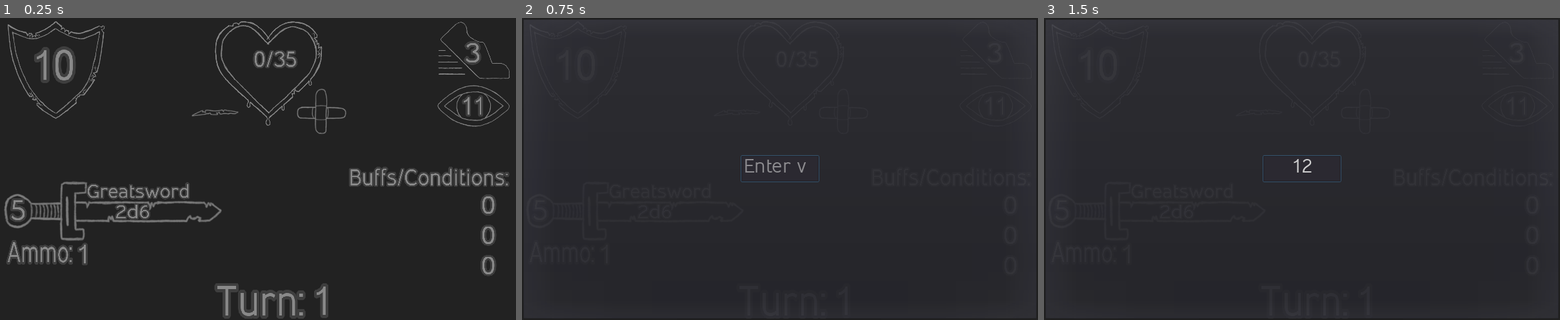
Above: before the commit, frames 1-3 (left to right).
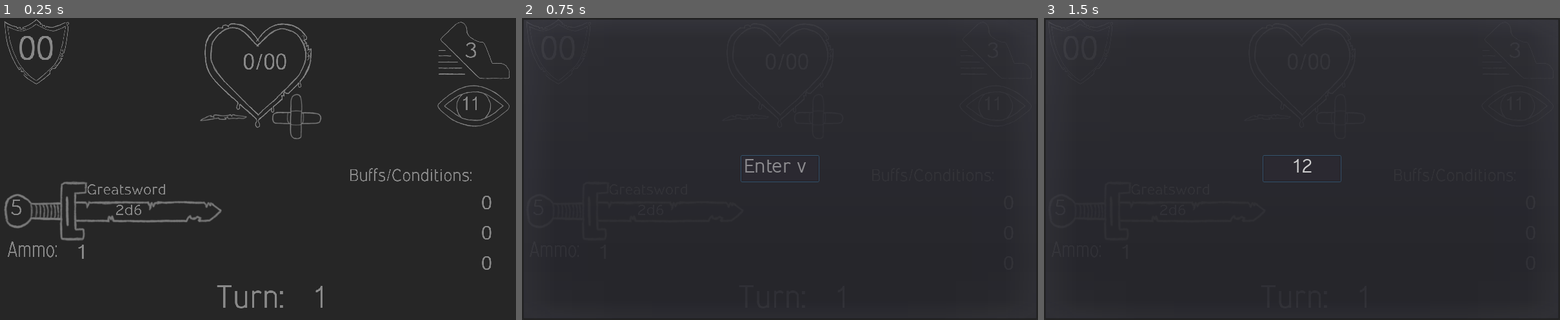
Above: after the commit, the same moments.

Repository: Vargdidan/CombatMate
Game: Godot game, scene res://Combat/Combat.tscn
The game is run twice, just before and just after one commit, with the same random seed, the same clock (stepped at 60 frames per second) and the same inputs. Before the commit the project starts from res://Combat.tscn.
Inputs (mouse positions are in pixels of both pictures, inside the frame that each line leads up to):
- Up to frame 1 (0.25 s): no input
- Up to frame 2 (0.75 s): click (578, 69) at 0.52 s
- Up to frame 3 (1.5 s): click (1302, 169) at 1.27 s; type "12" at 1.35 s

The runs differ from the first frame. In frame 1, 5.2% of the frame differs, in the area x 0-99%, y 0-99%; in frame 2, less than 0.1%; in frame 3, less than 0.1%.

Commit message:
Cleaning up structure

Diff:
--- a/DungeonMate/AC.gd
+++ b/DungeonMate/Combat/AC.gd
@@ -14,3 +14,17 @@
 	var label = get_node("Label")
 	if (value != ""):
 		label.set_text(value)
+
+func save():
+	var save_dict = {
+		"node_ac" : {
+		"current_ac" : get_node("Label").text
+		}}
+	return save_dict
+
+func load_from_json(json):
+	for key in json.keys():
+		if (key == "node_ac"):
+			var node_ac = json["node_ac"]
+			var current = node_ac["current_ac"]
+			get_node("Label").set_text(current)
--- /dev/null
+++ b/DungeonMate/Combat/AC.tscn
@@ -0,0 +1,35 @@
+[gd_scene load_steps=4 format=2]
+
+[ext_resource path="res://Combat/AC.gd" type="Script" id=1]
+[ext_resource path="res://icons/skjold.png" type="Texture" id=2]
+[ext_resource path="res://Font/Combat.tres" type="DynamicFont" id=3]
+
+[node name="AC" type="Node2D" groups=[
+"Persist",
+]]
+script = ExtResource( 1 )
+
+[node name="skjold" type="Sprite" parent="."]
+modulate = Color( 0.541176, 0.541176, 0.541176, 1 )
+scale = Vector2( 0.2, 0.2 )
+texture = ExtResource( 2 )
+centered = false
+
+[node name="TextureButton" type="TextureButton" parent="."]
+margin_left = 10.0
+margin_top = 10.0
+margin_right = 39.0
+margin_bottom = 40.0
+rect_scale = Vector2( 4.3361, 3.8699 )
+
+[node name="Label" type="Label" parent="."]
+margin_left = 36.0
+margin_top = 30.0
+margin_right = 138.0
+margin_bottom = 130.0
+rect_scale = Vector2( 0.7, 0.7 )
+custom_fonts/font = ExtResource( 3 )
+custom_colors/font_color = Color( 0.541176, 0.541176, 0.541176, 1 )
+text = "00"
+
+[connection signal="pressed" from="TextureButton" to="." method="_on_TextureButton_pressed"]
--- a/DungeonMate/Combat.tscn
+++ b/DungeonMate/Combat/Combat.tscn
@@ -1,30 +1,25 @@
-[gd_scene load_steps=23 format=2]
-
-[ext_resource path="res://Combat.gd" type="Script" id=1]
+[gd_scene load_steps=18 format=2]
+
+[ext_resource path="res://Combat/Combat.gd" type="Script" id=1]
 [ext_resource path="res://icons/blank.png" type="Texture" id=2]
-[ext_resource path="res://AC.gd" type="Script" id=3]
-[ext_resource path="res://icons/skjold.png" type="Texture" id=4]
-[ext_resource path="res://Font/Combat.tres" type="DynamicFont" id=5]
-[ext_resource path="res://HP.gd" type="Script" id=6]
-[ext_resource path="res://icons/Heart_damaged.png" type="Texture" id=7]
-[ext_resource path="res://icons/Heart_progress.png" type="Texture" id=8]
-[ext_resource path="res://icons/Scar.png" type="Texture" id=9]
-[ext_resource path="res://icons/bandaid.png" type="Texture" id=10]
-[ext_resource path="res://INIT.gd" type="Script" id=11]
-[ext_resource path="res://icons/shoe.png" type="Texture" id=12]
-[ext_resource path="res://PER.gd" type="Script" id=13]
-[ext_resource path="res://icons/eye.png" type="Texture" id=14]
-[ext_resource path="res://Weapon.gd" type="Script" id=15]
-[ext_resource path="res://icons/sword.png" type="Texture" id=16]
-[ext_resource path="res://Ammo.gd" type="Script" id=17]
-[ext_resource path="res://Turns.gd" type="Script" id=18]
-[ext_resource path="res://Conditions.gd" type="Script" id=19]
-[ext_resource path="res://InputPopup.gd" type="Script" id=20]
-[ext_resource path="res://Font/Inprimis55regular_v126free.ttf" type="DynamicFontData" id=21]
+[ext_resource path="res://Combat/AC.tscn" type="PackedScene" id=3]
+[ext_resource path="res://Combat/HP.tscn" type="PackedScene" id=4]
+[ext_resource path="res://Combat/INIT.gd" type="Script" id=5]
+[ext_resource path="res://icons/shoe.png" type="Texture" id=6]
+[ext_resource path="res://Font/Combat.tres" type="DynamicFont" id=7]
+[ext_resource path="res://Combat/PER.gd" type="Script" id=8]
+[ext_resource path="res://icons/eye.png" type="Texture" id=9]
+[ext_resource path="res://Combat/Weapon.gd" type="Script" id=10]
+[ext_resource path="res://icons/sword.png" type="Texture" id=11]
+[ext_resource path="res://Combat/Ammo.gd" type="Script" id=12]
+[ext_resource path="res://Combat/Turns.gd" type="Script" id=13]
+[ext_resource path="res://Combat/Conditions.gd" type="Script" id=14]
+[ext_resource path="res://Combat/InputPopup.gd" type="Script" id=15]
+[ext_resource path="res://Font/Inprimis55regular_v126free.ttf" type="DynamicFontData" id=16]
 
 [sub_resource type="DynamicFont" id=1]
 size = 40
-font_data = ExtResource( 21 )
+font_data = ExtResource( 16 )
 
 [node name="Root" type="Node2D"]
 script = ExtResource( 1 )
@@ -32,134 +27,24 @@
 [node name="Background" type="Node2D" parent="."]
 
 [node name="blank" type="Sprite" parent="Background"]
-modulate = Color( 0.137255, 0.137255, 0.137255, 1 )
+modulate = Color( 0.152941, 0.152941, 0.152941, 1 )
 position = Vector2( 512, 300 )
 texture = ExtResource( 2 )
 
-[node name="AC" type="Node2D" parent="."]
-editor/display_folded = true
-script = ExtResource( 3 )
-
-[node name="skjold" type="Sprite" parent="AC"]
-modulate = Color( 0.541176, 0.541176, 0.541176, 1 )
-position = Vector2( 110.387, 104.62 )
-scale = Vector2( 0.3, 0.3 )
-texture = ExtResource( 4 )
-
-[node name="TextureButton" type="TextureButton" parent="AC"]
-margin_left = 24.5797
-margin_top = 26.4705
-margin_right = 64.5797
-margin_bottom = 66.4705
-rect_scale = Vector2( 4.3361, 3.8699 )
-
-[node name="Label" type="Label" parent="AC"]
-margin_left = 64.4184
-margin_top = 56.2804
-margin_right = 370.418
-margin_bottom = 356.28
-rect_scale = Vector2( 0.635, 0.69 )
-custom_fonts/font = ExtResource( 5 )
-custom_colors/font_color = Color( 0.541176, 0.541176, 0.541176, 1 )
-text = "10"
-
-[node name="HP" type="Node2D" parent="." groups=[
-"Persist",
-]]
-script = ExtResource( 6 )
-
-[node name="TextureProgress" type="TextureProgress" parent="HP"]
-margin_left = 415.087
-margin_top = -13.9379
-margin_right = 1439.09
-margin_bottom = 1010.06
-rect_scale = Vector2( 0.23, 0.23 )
-max_value = 35.0
-value = 35.0
-texture_over = ExtResource( 7 )
-texture_progress = ExtResource( 8 )
-fill_mode = 3
-tint_over = Color( 0.541176, 0.541176, 0.541176, 1 )
-tint_progress = Color( 0.854902, 0, 0, 1 )
-
-[node name="Label" type="Label" parent="HP/TextureProgress"]
-margin_left = 490.0
-margin_top = 335.0
-margin_right = 557.0
-margin_bottom = 535.0
-rect_scale = Vector2( 1.5, 1.5 )
-custom_fonts/font = ExtResource( 5 )
-custom_colors/font_color = Color( 0.541176, 0.541176, 0.541176, 1 )
-text = "/"
-
-[node name="max" type="Label" parent="HP/TextureProgress"]
-margin_left = 559.004
-margin_top = 335.0
-margin_right = 865.004
-margin_bottom = 586.0
-rect_scale = Vector2( 1.5, 1.5 )
-custom_fonts/font = ExtResource( 5 )
-custom_colors/font_color = Color( 0.541176, 0.541176, 0.541176, 1 )
-text = "35"
-autowrap = true
-
-[node name="current" type="Label" parent="HP/TextureProgress"]
-anchor_right = 1.0
-margin_left = 180.0
-margin_top = 335.0
-margin_right = -640.003
-margin_bottom = 738.0
-rect_scale = Vector2( 1.5, 1.5 )
-custom_fonts/font = ExtResource( 5 )
-custom_colors/font_color = Color( 0.541176, 0.541176, 0.541176, 1 )
-text = "35"
-align = 2
-autowrap = true
-
-[node name="max_hp_button" type="TextureButton" parent="HP/TextureProgress"]
-margin_left = 73.9131
-margin_top = 169.565
-margin_right = 113.913
-margin_bottom = 209.565
-rect_scale = Vector2( 21.8796, 10.5711 )
-
-[node name="Scar" type="Sprite" parent="HP"]
-editor/display_folded = true
-modulate = Color( 0.541176, 0.541176, 0.541176, 1 )
-position = Vector2( 427.7, 189 )
-texture = ExtResource( 9 )
-
-[node name="scar_button" type="TextureButton" parent="HP/Scar"]
-margin_left = -50.0
-margin_top = -23.0
-margin_right = -10.0
-margin_bottom = 17.0
-rect_scale = Vector2( 2.41009, 1.06742 )
-
-[node name="bandaid" type="Sprite" parent="HP"]
-editor/display_folded = true
-modulate = Color( 0.541176, 0.541176, 0.541176, 1 )
-position = Vector2( 638.6, 186.15 )
-texture = ExtResource( 10 )
-
-[node name="bandaid_button" type="TextureButton" parent="HP/bandaid"]
-margin_left = -49.0
-margin_top = -47.0
-margin_right = -9.0
-margin_bottom = -7.0
-rect_scale = Vector2( 2.4442, 2.30813 )
-
-[node name="Tween" type="Tween" parent="HP"]
+[node name="AC" parent="." instance=ExtResource( 3 )]
+
+[node name="HP" parent="." instance=ExtResource( 4 )]
+position = Vector2( 394.24, -10 )
 
 [node name="INIT" type="Node2D" parent="."]
 editor/display_folded = true
-script = ExtResource( 11 )
+script = ExtResource( 5 )
 
 [node name="shoe" type="Sprite" parent="INIT"]
 modulate = Color( 0.541176, 0.541176, 0.541176, 1 )
 position = Vector2( 940.325, 64.8901 )
 scale = Vector2( 0.2, 0.2 )
-texture = ExtResource( 12 )
+texture = ExtResource( 6 )
 
 [node name="TextureButton" type="TextureButton" parent="INIT"]
 margin_left = 866.635
@@ -174,19 +59,18 @@
 margin_right = 1050.77
 margin_bottom = 295.979
 rect_scale = Vector2( 0.456453, 0.445124 )
-custom_fonts/font = ExtResource( 5 )
+custom_fonts/font = ExtResource( 7 )
 custom_colors/font_color = Color( 0.541176, 0.541176, 0.541176, 1 )
 text = "3"
 
 [node name="PER" type="Node2D" parent="."]
-editor/display_folded = true
-script = ExtResource( 13 )
+script = ExtResource( 8 )
 
 [node name="eye" type="Sprite" parent="PER"]
 modulate = Color( 0.541176, 0.541176, 0.541176, 1 )
 position = Vector2( 939.98, 175.205 )
 scale = Vector2( 0.28, 0.28 )
-texture = ExtResource( 14 )
+texture = ExtResource( 9 )
 
 [node name="TextureButton" type="TextureButton" parent="PER"]
 margin_left = 867.302
@@ -201,20 +85,20 @@
 margin_right = 1171.42
 margin_bottom = 404.435
 rect_scale = Vector2( 0.363372, 0.401115 )
-custom_fonts/font = ExtResource( 5 )
+custom_fonts/font = ExtResource( 7 )
 custom_colors/font_color = Color( 0.541176, 0.541176, 0.541176, 1 )
 text = "11"
 
 [node name="Weapon" type="Node2D" parent="."]
 editor/display_folded = true
 position = Vector2( -10.0001, -3.00002 )
-script = ExtResource( 15 )
+script = ExtResource( 10 )
 
 [node name="sword" type="Sprite" parent="Weapon"]
 modulate = Color( 0.541176, 0.541176, 0.541176, 1 )
 position = Vector2( 241.119, 389.456 )
 scale = Vector2( 0.7, 0.7 )
-texture = ExtResource( 16 )
+texture = ExtResource( 11 )
 
 [node name="weapon_name" type="Label" parent="Weapon"]
 margin_left = 182.451
@@ -272,7 +156,7 @@
 editor/display_folded = true
 position = Vector2( 9.00006, 87.8427 )
 scale = Vector2( 0.628066, 0.678121 )
-script = ExtResource( 17 )
+script = ExtResource( 12 )
 
 [node name="text" type="Label" parent="Ammo"]
 margin_left = 8.00003
@@ -302,10 +186,9 @@
 rect_scale = Vector2( 5.25581, 2.03921 )
 
 [node name="Turns" type="Node2D" parent="."]
-editor/display_folded = true
 position = Vector2( 421.271, 8.45248 )
 scale = Vector2( 0.910115, 0.994949 )
-script = ExtResource( 18 )
+script = ExtResource( 13 )
 
 [node name="text" type="Label" parent="Turns"]
 margin_left = 8.00003
@@ -335,7 +218,7 @@
 
 [node name="Conditions" type="Node2D" parent="."]
 editor/display_folded = true
-script = ExtResource( 19 )
+script = ExtResource( 14 )
 
 [node name="text" type="Label" parent="Conditions"]
 margin_left = 693.004
@@ -475,7 +358,7 @@
 modulate = Color( 1, 1, 1, 0.901961 )
 margin_right = 1024.0
 margin_bottom = 600.0
-script = ExtResource( 20 )
+script = ExtResource( 15 )
 
 [node name="CenterContainer" type="CenterContainer" parent="InputPopup"]
 margin_right = 1024.0
@@ -493,10 +376,6 @@
 context_menu_enabled = false
 placeholder_text = "Enter value"
 
-[connection signal="pressed" from="AC/TextureButton" to="AC" method="_on_TextureButton_pressed"]
-[connection signal="pressed" from="HP/TextureProgress/max_hp_button" to="HP" method="_on_max_hp_button_pressed"]
-[connection signal="pressed" from="HP/Scar/scar_button" to="HP" method="_on_scar_button_pressed"]
-[connection signal="pressed" from="HP/bandaid/bandaid_button" to="HP" method="_on_bandaid_button_pressed"]
 [connection signal="pressed" from="INIT/TextureButton" to="INIT" method="_on_TextureButton_pressed"]
 [connection signal="pressed" from="PER/TextureButton" to="PER" method="_on_TextureButton_pressed"]
 [connection signal="pressed" from="Weapon/weapon_button" to="Weapon" method="_on_weapon_button_pressed"]
--- a/DungeonMate/HP.gd
+++ b/DungeonMate/Combat/HP.gd
@@ -65,13 +65,13 @@
 	return save_dict
 
 func load_from_json(json):
-	var node_hp = json["node_hp"]
-	if (node_hp == null):
-		return
-	var current = node_hp["current_hp"]
-	texture_progress.value = int(current)
-	current_label.set_text(String(current))
-	animated_health = current
-	var max_hp = node_hp["max_hp"]
-	texture_progress.max_value = int(max_hp)
-	max_label.set_text(String(max_hp))
+	for key in json.keys():
+		if (key == "node_hp"):
+			var node_hp = json["node_hp"]
+			var current = node_hp["current_hp"]
+			texture_progress.value = int(current)
+			current_label.set_text(String(current))
+			animated_health = current
+			var max_hp = node_hp["max_hp"]
+			texture_progress.max_value = int(max_hp)
+			max_label.set_text(String(max_hp))
--- /dev/null
+++ b/DungeonMate/Combat/HP.tscn
@@ -0,0 +1,95 @@
+[gd_scene load_steps=7 format=2]
+
+[ext_resource path="res://Combat/HP.gd" type="Script" id=1]
+[ext_resource path="res://icons/Heart_damaged.png" type="Texture" id=2]
+[ext_resource path="res://icons/Heart_progress.png" type="Texture" id=3]
+[ext_resource path="res://Font/Combat.tres" type="DynamicFont" id=4]
+[ext_resource path="res://icons/Scar.png" type="Texture" id=5]
+[ext_resource path="res://icons/bandaid.png" type="Texture" id=6]
+
+[node name="HP" type="Node2D" groups=[
+"Persist",
+]]
+script = ExtResource( 1 )
+
+[node name="TextureProgress" type="TextureProgress" parent="."]
+margin_right = 1024.0
+margin_bottom = 1024.0
+rect_scale = Vector2( 0.23, 0.23 )
+max_value = 35.0
+value = 35.0
+texture_over = ExtResource( 2 )
+texture_progress = ExtResource( 3 )
+fill_mode = 3
+tint_over = Color( 0.541176, 0.541176, 0.541176, 1 )
+tint_progress = Color( 0.854902, 0, 0, 1 )
+
+[node name="Label" type="Label" parent="TextureProgress"]
+margin_left = 490.0
+margin_top = 335.0
+margin_right = 534.0
+margin_bottom = 466.0
+rect_scale = Vector2( 2, 2 )
+custom_fonts/font = ExtResource( 4 )
+custom_colors/font_color = Color( 0.541176, 0.541176, 0.541176, 1 )
+text = "/"
+
+[node name="max" type="Label" parent="TextureProgress"]
+margin_left = 559.0
+margin_top = 335.0
+margin_right = 701.0
+margin_bottom = 466.0
+rect_scale = Vector2( 2, 2 )
+custom_fonts/font = ExtResource( 4 )
+custom_colors/font_color = Color( 0.541176, 0.541176, 0.541176, 1 )
+text = "00"
+autowrap = true
+
+[node name="current" type="Label" parent="TextureProgress"]
+anchor_right = 1.0
+margin_left = 210.0
+margin_top = 335.0
+margin_right = -677.0
+margin_bottom = 466.0
+rect_scale = Vector2( 2, 2 )
+custom_fonts/font = ExtResource( 4 )
+custom_colors/font_color = Color( 0.541176, 0.541176, 0.541176, 1 )
+text = "00"
+align = 2
+autowrap = true
+
+[node name="max_hp_button" type="TextureButton" parent="TextureProgress"]
+margin_left = 73.9131
+margin_top = 169.565
+margin_right = 113.913
+margin_bottom = 209.565
+rect_scale = Vector2( 21.8796, 10.5711 )
+
+[node name="Scar" type="Sprite" parent="."]
+modulate = Color( 0.541176, 0.541176, 0.541176, 1 )
+position = Vector2( 0, 200 )
+texture = ExtResource( 5 )
+centered = false
+
+[node name="scar_button" type="TextureButton" parent="Scar"]
+margin_top = -20.0
+margin_right = 40.0
+margin_bottom = 30.0
+rect_scale = Vector2( 2.41009, 1.06742 )
+
+[node name="bandaid" type="Sprite" parent="."]
+modulate = Color( 0.541176, 0.541176, 0.541176, 1 )
+position = Vector2( 145, 160 )
+texture = ExtResource( 6 )
+centered = false
+
+[node name="bandaid_button" type="TextureButton" parent="bandaid"]
+margin_right = 40.0
+margin_bottom = 40.0
+rect_scale = Vector2( 2.4442, 2.30813 )
+
+[node name="Tween" type="Tween" parent="."]
+
+[connection signal="pressed" from="TextureProgress/max_hp_button" to="." method="_on_max_hp_button_pressed"]
+[connection signal="pressed" from="Scar/scar_button" to="." method="_on_scar_button_pressed"]
+[connection signal="pressed" from="bandaid/bandaid_button" to="." method="_on_bandaid_button_pressed"]
--- a/DungeonMate/Control.tscn
+++ /dev/null
@@ -1,11 +0,0 @@
-[gd_scene load_steps=2 format=2]
-
-[ext_resource path="res://icons/blank.png" type="Texture" id=1]
-
-[node name="Control" type="Control"]
-anchor_right = 1.0
-anchor_bottom = 1.0
-
-[node name="blank" type="Sprite" parent="."]
-position = Vector2( 512.516, 300.55 )
-texture = ExtResource( 1 )
--- a/DungeonMate/Font/Combat.tres
+++ b/DungeonMate/Font/Combat.tres
@@ -3,8 +3,6 @@
 [ext_resource path="res://Font/Inprimis55regular_v126free.ttf" type="DynamicFontData" id=1]
 
 [resource]
-
-size = 130
-outline_size = 9
-outline_color = Color( 0.247059, 0.247059, 0.247059, 1 )
+size = 100
+outline_color = Color( 0, 0, 0, 1 )
 font_data = ExtResource( 1 )
--- a/DungeonMate/project.godot
+++ b/DungeonMate/project.godot
@@ -16,7 +16,7 @@
 [application]
 
 config/name="DungeonMate"
-run/main_scene="res://Combat.tscn"
+run/main_scene="res://Combat/Combat.tscn"
 config/icon="res://icon.png"
 
 [display]
Renamed: DungeonMate/Ammo.gd -> DungeonMate/Combat/Ammo.gd
Renamed: DungeonMate/Combat.gd -> DungeonMate/Combat/Combat.gd
Not shown: 14 places in DungeonMate/Combat/Combat.tscn that only renumber resources
Renamed: DungeonMate/Conditions.gd -> DungeonMate/Combat/Conditions.gd
Renamed: DungeonMate/INIT.gd -> DungeonMate/Combat/INIT.gd
Renamed: DungeonMate/InputPopup.gd -> DungeonMate/Combat/InputPopup.gd
Renamed: DungeonMate/LineEdit.gd -> DungeonMate/Combat/LineEdit.gd
Renamed: DungeonMate/PER.gd -> DungeonMate/Combat/PER.gd
Renamed: DungeonMate/Turns.gd -> DungeonMate/Combat/Turns.gd
Renamed: DungeonMate/Weapon.gd -> DungeonMate/Combat/Weapon.gd
